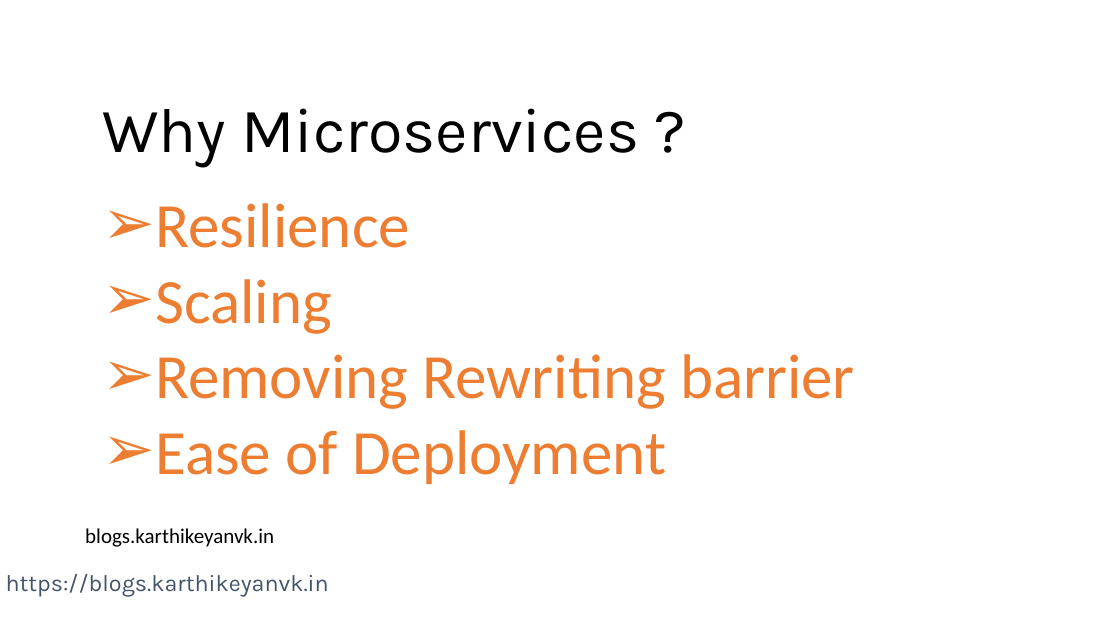
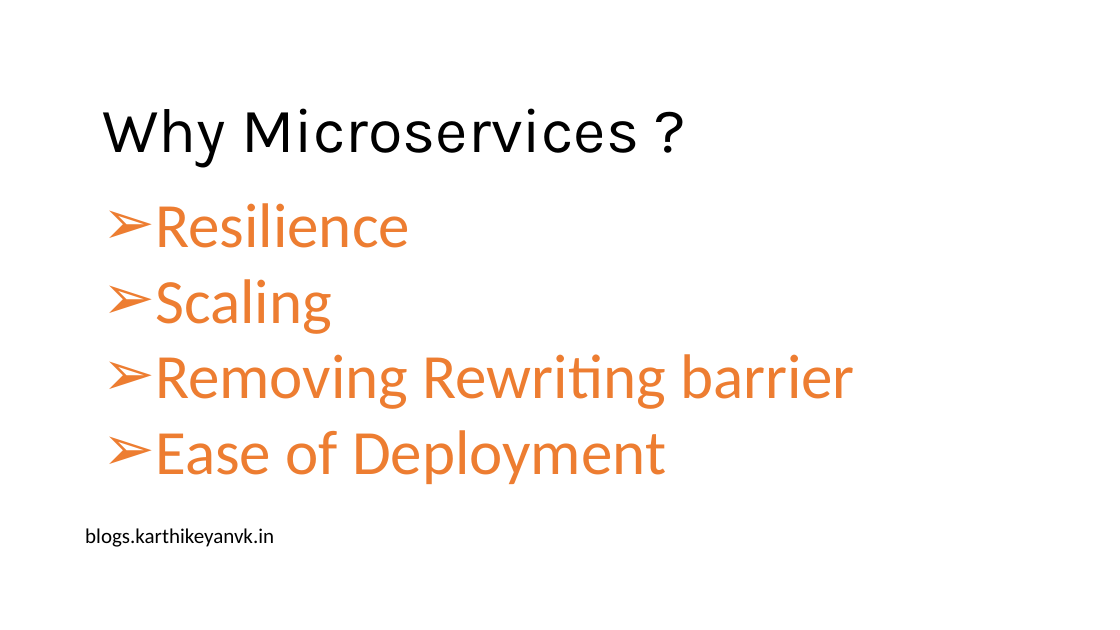
Before and after one commit to karthikeyanVK/MonoToMicroservicesHandson, a slide deck: slide 2 of ConvertMonolithic2Microservices.pptx. Drawn at 1120x630 pixels with LibreOffice and Linux fonts; fonts in the diff are those of the drawing; background and template pictures are left out. Boxes give left, top, right and bottom in pixels: in the first picture for what was removed or moved away, otherwise in the second. Text is boxed around its words. In the diff, an @@ line names an element or a change of style, - is before the commit and + after.

```diff
--- a/ConvertMonolithic2Microservices.pptx
+++ b/ConvertMonolithic2Microservices.pptx
@@ text removed at box(6, 574, 329, 597) @@
-https://blogs.karthikeyanvk.in
```
Also in this commit, not shown: 3 other slides changed, 19 slides added, 19 slides removed.
